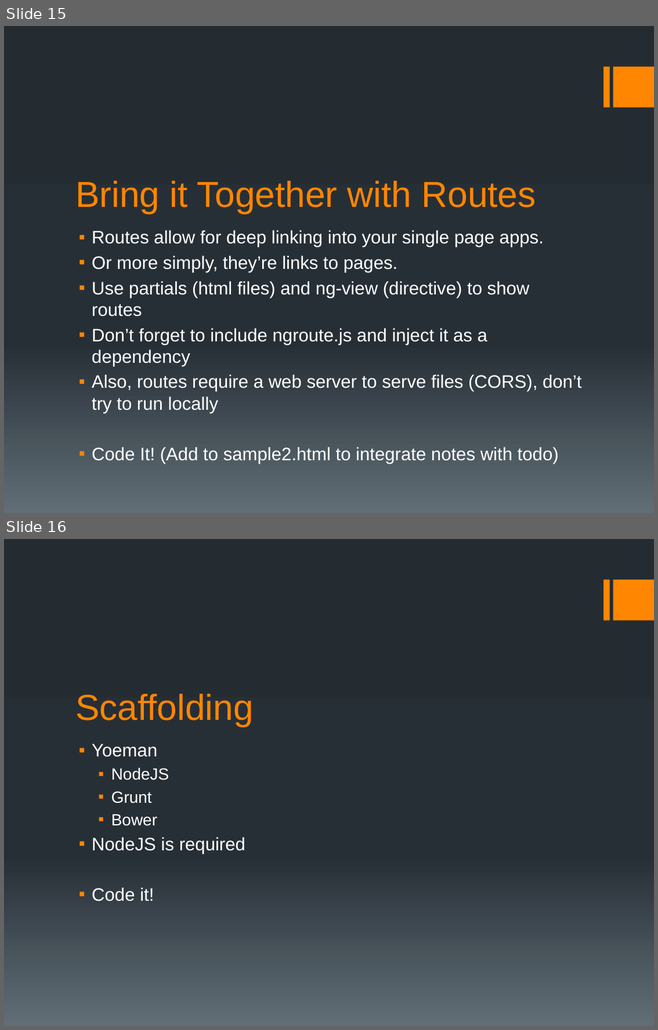
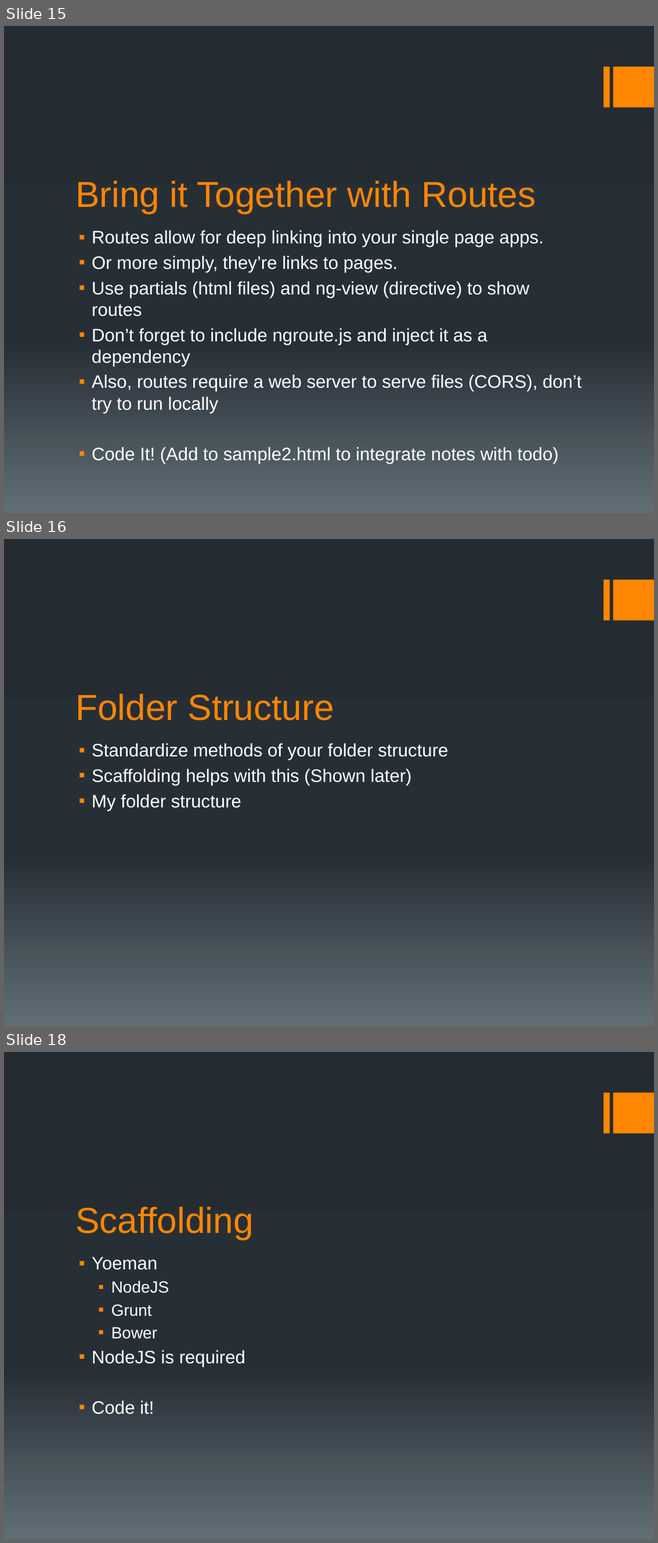
Before and after one commit to motobreath/angular_presentation, a slide deck: angular presentation.pptx. Shown one above the other, each under a label of ours: slides 15 and 16 before the commit, slides 15, 16 and 18 after it; the slides between them are not shown. The pictures are 658x1030 and 658x1543 pixels, drawn with LibreOffice and Linux fonts; fonts in the diff are those of the drawing. Boxes give left, top, right and bottom in pixels: in the first picture for what was removed or moved away, otherwise in the second. Text is boxed around its words. In the diff, an @@ line names an element or a change of style, - is before the commit and + after.

```diff
--- a/angular presentation.pptx
+++ b/angular presentation.pptx
@@ slide 16 added at [4,539,654,1026], background gradient #242C33 to #273037 to #636D76; not listed: 2 template elements that a slide beside it also shows @@
@@ title added at [75,694,334,721], 40 pt, text #FF8600 @@
+Folder Structure
@@ text added at [92,743,448,811], 20 pt, text #FFFFFF @@
+▪ Standardize methods of your folder structure
+▪ Scaffolding helps with this (Shown later)
+▪ My folder structure
@@ what was slide 16 is now slide 18 @@
```
Also in this commit, not shown: 2 slides changed, 1 other slide added.
